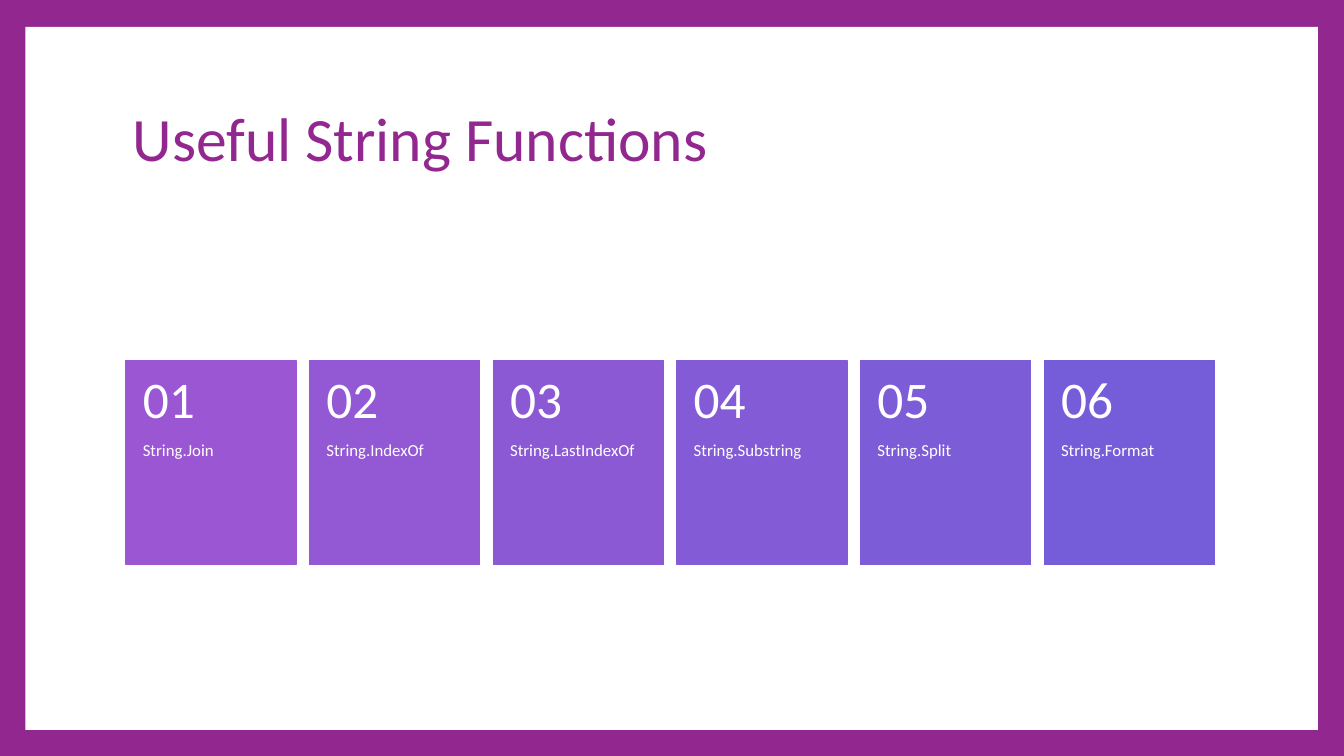
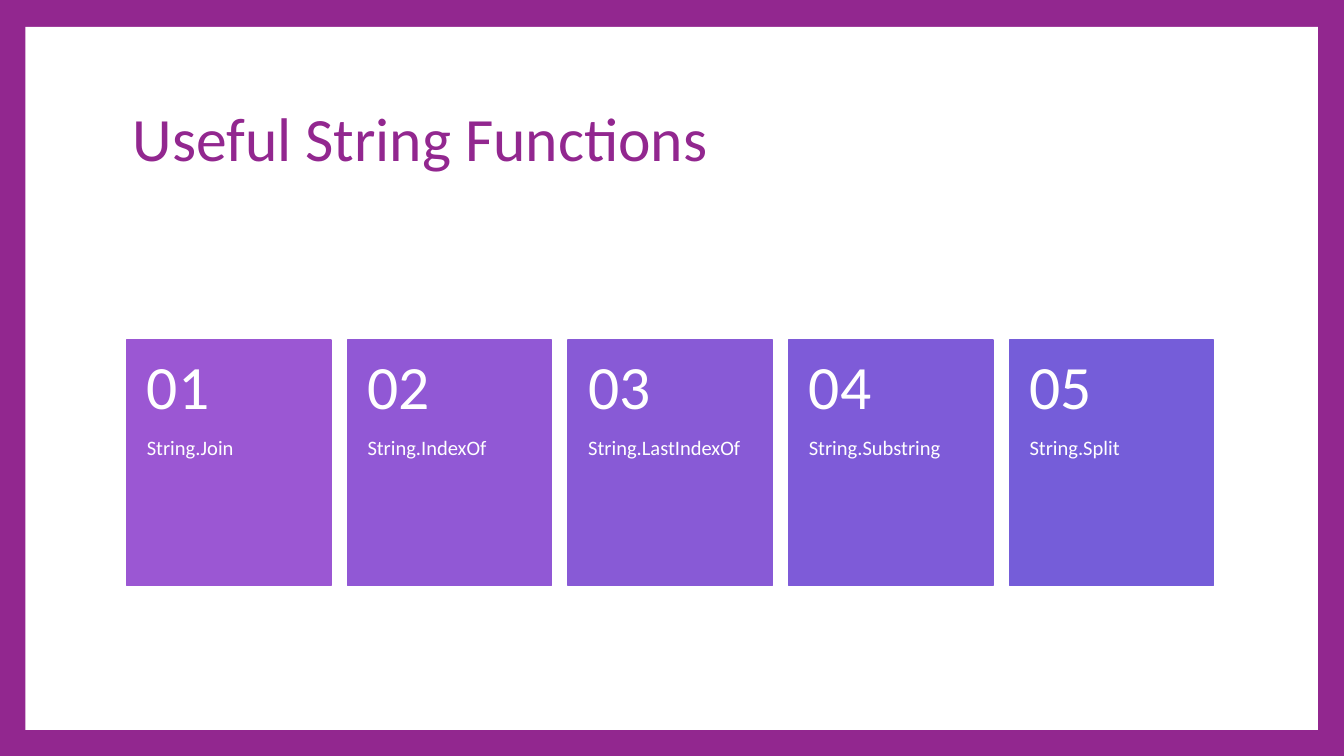
Before and after one commit to cdiggins/cs321, a slide deck: slide 32 of class-notes/cs321-winter-2023-lecture-4-strings.pptx (slide 41 before the commit). Drawn at 1344x756 pixels with LibreOffice and Linux fonts; fonts in the diff are those of the drawing. Boxes give left, top, right and bottom in pixels: in the first picture for what was removed or moved away, otherwise in the second. Text is boxed around its words. In the diff, an @@ line names an element or a change of style, - is before the commit and + after.

```diff
--- a/class-notes/cs321-winter-2023-lecture-4-strings.pptx
+++ b/class-notes/cs321-winter-2023-lecture-4-strings.pptx
@@ text "01" moved from (x1=143, y1=384, x2=195, y2=419) to (x1=147, y1=369, x2=209, y2=410) @@
@@ rectangle resized from (x1=126, y1=361, x2=296, y2=565) to (x1=126, y1=340, x2=331, y2=585) @@
@@ text "02" moved from (x1=326, y1=384, x2=378, y2=419) to (x1=368, y1=369, x2=430, y2=410) @@
@@ rectangle resized from (x1=310, y1=361, x2=480, y2=565) to (x1=347, y1=340, x2=552, y2=585) @@
@@ rectangle at (x1=347, y1=340, x2=552, y2=585): fill #9358D4 to #9158D5; outline #9358D4 1.5 pt to #9158D5 1.5 pt @@
@@ text "03" moved from (x1=510, y1=384, x2=562, y2=419) to (x1=588, y1=369, x2=650, y2=410) @@
@@ rectangle resized from (x1=493, y1=361, x2=663, y2=565) to (x1=568, y1=340, x2=772, y2=585) @@
@@ rectangle at (x1=568, y1=340, x2=772, y2=585): fill #8C59D5 to #885AD6; outline #8C59D5 1.5 pt to #885AD6 1.5 pt @@
@@ text "04" moved from (x1=694, y1=384, x2=746, y2=419) to (x1=809, y1=369, x2=871, y2=410) @@
@@ rectangle resized from (x1=861, y1=361, x2=1031, y2=565) to (x1=789, y1=340, x2=993, y2=585) @@
@@ rectangle at (x1=789, y1=340, x2=993, y2=585): fill #7D5CD8 to #7E5BD8; outline #7D5CD8 1.5 pt to #7E5BD8 1.5 pt @@
@@ size 55 to 66 pt; more space between paragraphs in 5 elements at (x1=147, y1=369, x2=209, y2=410), (x1=368, y1=369, x2=430, y2=410), (x1=588, y1=369, x2=650, y2=410), (x1=809, y1=369, x2=871, y2=410), (x1=1030, y1=369, x2=1092, y2=410) @@
@@ text "05" moved from (x1=877, y1=384, x2=929, y2=419) to (x1=1030, y1=369, x2=1092, y2=410) @@
@@ rectangle resized from (x1=1044, y1=361, x2=1214, y2=565) to (x1=1009, y1=340, x2=1214, y2=585) @@
@@ rectangle removed at (x1=677, y1=361, x2=847, y2=565) @@
@@ text removed at (x1=1061, y1=383, x2=1113, y2=419) @@
-06
@@ text "String.IndexOf" moved from (x1=326, y1=444, x2=423, y2=459) to (x1=368, y1=440, x2=487, y2=459) @@
@@ text "String.LastIndexOf" moved from (x1=510, y1=444, x2=635, y2=459) to (x1=588, y1=440, x2=740, y2=459) @@
@@ text "String.Substring" moved from (x1=694, y1=444, x2=802, y2=459) to (x1=809, y1=440, x2=940, y2=459) @@
@@ size 18 to 22 pt; more space between paragraphs in 5 elements at (x1=147, y1=441, x2=234, y2=459), (x1=368, y1=440, x2=487, y2=459), (x1=588, y1=440, x2=740, y2=459), (x1=809, y1=440, x2=940, y2=459), (x1=1030, y1=441, x2=1120, y2=459) @@
@@ text "String.Split" moved from (x1=877, y1=444, x2=951, y2=459) to (x1=1030, y1=441, x2=1120, y2=459) @@
@@ text removed at (x1=1061, y1=444, x2=1154, y2=459) @@
-String.Format
```
Also in this commit, not shown: 10 other slides changed, 26 slides added, 31 slides removed, 3 other files.
